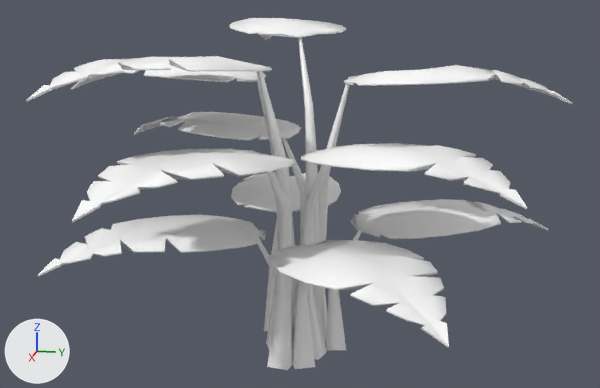
The glTF model public/assets/models/wheat_crop.glb as it was, and as the next commit left it.
One viewpoint serves both versions: a camera (50 mm lens) standing at (1.875, 0.395, 0.441) and looking at (-0.021, 0.016, -0.033). Arrows for +X, +Y and +Z are at lower left; the lights stay in place. The first picture is the older version. Vertices at exactly the same position are counted once.

Names of what the first picture shows: 'green_01'.
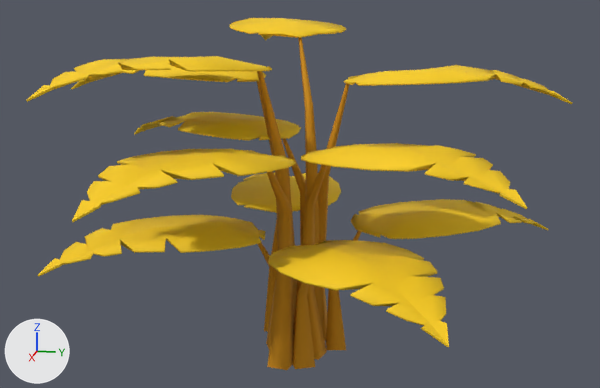
The newer file is also turned or shifted as a whole; pictures and numbers use the older file's frame.

Patch to the scene script:
```diff
--- a/public/assets/models/wheat_crop.glb.py
+++ b/public/assets/models/wheat_crop.glb.py
@@ mat_wheat_crop_glb_wheat_stalks_0_12_0_69 @@
+mat_wheat_crop_glb_wheat_stalks_0_12_0_69 = principled_material('wheat_crop.glb_Wheat_Stalks_0.12_0.69')
+mat_wheat_crop_glb_wheat_stalks_0_12_0_69.base_color = (0.599, 0.259, 0.000107)  # orange #cb8b00
+mat_wheat_crop_glb_wheat_stalks_0_12_0_69.roughness = 0.85
@@ mat_wheat_crop_glb_wheat_golden_0_55_0_66 @@
+mat_wheat_crop_glb_wheat_golden_0_55_0_66 = principled_material('wheat_crop.glb_Wheat_Golden_0.55_0.66')
+mat_wheat_crop_glb_wheat_golden_0_55_0_66.base_color = (0.957, 0.612, 0.00412)  # yellow #facd0d
+mat_wheat_crop_glb_wheat_golden_0_55_0_66.roughness = 0.75
@@ me_plane_080 @@
 me_plane_080.from_pydata(...)  # 2114 vertices, 4118 faces; spans x -0.637..0.59, y -0.597..0.627, z -0.412..0.368
 # used by ob_green_01; location = (0.0, 0.0, 0.0)
+# me_plane_080 part 1: 1848 of the faces centred in x -0.624..0.582, y -0.584..0.613, z -0.14..0.366 switch from mat_material_001 (white #ffffff) to mat_wheat_crop_glb_wheat_golden_0_55_0_66 (yellow #facd0d)
+# me_plane_080 part 2: 2270 of the faces centred in x -0.166..0.16, y -0.097..0.167, z -0.412..0.337 switch from mat_material_001 (white #ffffff) to mat_wheat_crop_glb_wheat_stalks_0_12_0_69 (orange #cb8b00)
```

Where the change shows, as pixel boxes [x1, y1, x2, y2] in the pictures (600 x 388 px):
part 1 of me_plane_080, recoloured (white to yellow): [26, 18, 572, 347] in both
part 2 of me_plane_080, recoloured (white to orange): [257, 38, 361, 370] in both
